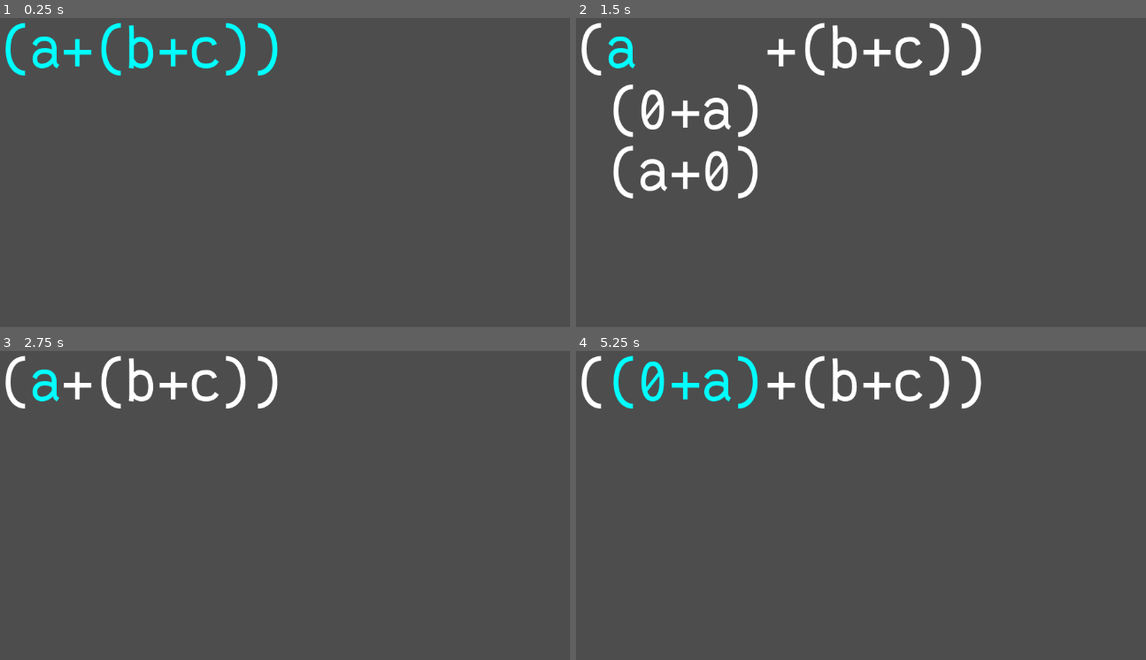
Above: before the commit, frames 1-4 (two rows, left to right).
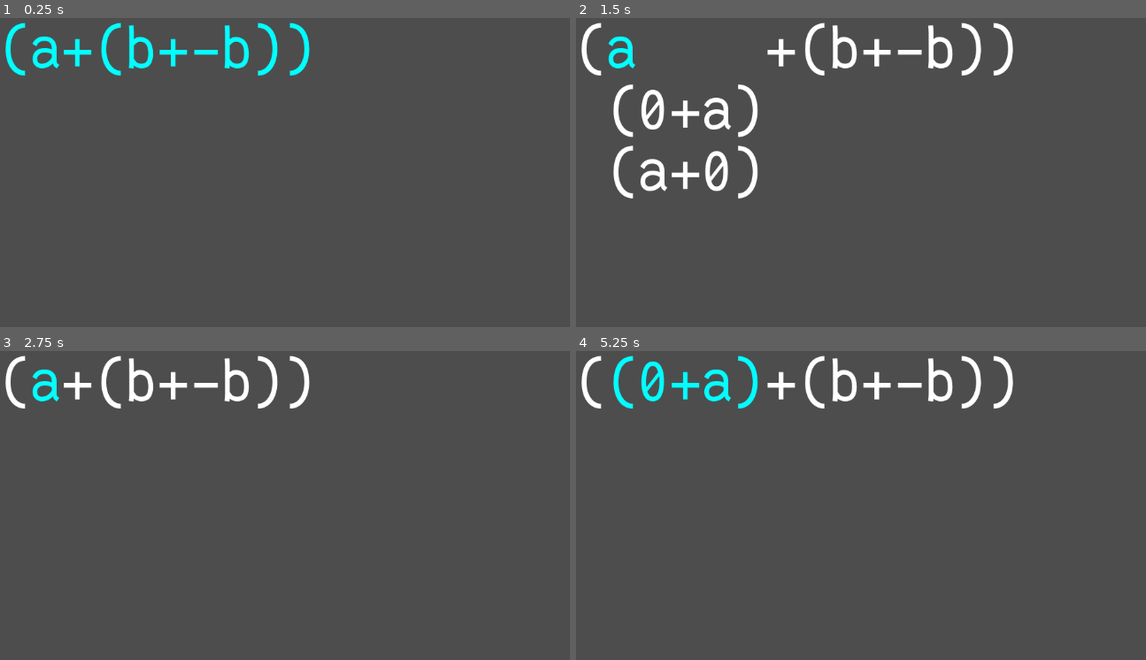
Above: after the commit, the same moments.

Repository: theoahfeldt/emperical-maths
Game: Godot game, scene res://test.tscn
The game is run twice, just before and just after one commit, with the same random seed, the same clock (stepped at 60 frames per second) and the same inputs.
Inputs:
- Up to frame 1 (0.25 s): no input
- Up to frame 2 (1.5 s): tap Enter at 0.5 s; hold Right (expression_right) 0.53-1.28 s; tap Space (expression_select) at 0.6, 1.25, 1.35 s; hold Down (expression_down) from 1.28 s (still down)
- Up to frame 3 (2.75 s): tap Enter at 2 s; release Down (expression_down) at 2.03 s; hold Right (expression_right) from 2.03 s (still down); tap Space (expression_select) at 2.1 s
- Up to frame 4 (5.25 s): tap Space (expression_select) at 2.75, 2.85, 3.6, 4.25, 4.35, 5.1 s; release Right (expression_right) at 2.78 s; hold Up (expression_up) 2.78-3.53 s; tap Enter at 3.5 s; hold Left (expression_left) 3.53-5.03 s; hold Down (expression_down) from 5.03 s (still down)

The runs differ from the first frame. In frame 1, 0.9% of the frame differs, in the area x 33-55%, y 1-19%; in frame 2, 0.9%, in the area x 56-77%, y 1-19%; in frame 3, 0.9%; in frame 4, 0.9%.

Commit message:
Add inverse rules for sum

Diff:
--- a/game/algebra/logic/rules/rules.gd
+++ b/game/algebra/logic/rules/rules.gd
@@ -1,4 +1,6 @@
 const Identity = preload("res://algebra/logic/rules/identity.gd")
+const SumInverseLeftForward = preload("res://algebra/logic/rules/sum/inverse_left_forwards.gd")
+const SumInverseRightForward = preload("res://algebra/logic/rules/sum/inverse_right_forwards.gd")
 const SumAssociativityForward = preload("res://algebra/logic/rules/sum/associaticity_forward.gd")
 const SumAssociativityBackward = preload("res://algebra/logic/rules/sum/associaticity_backward.gd")
 const SumCommutativity = preload("res://algebra/logic/rules/sum/commutativity.gd")
@@ -11,6 +13,8 @@
 static func rules() -> Array:
 	return [
 		Identity.new(),
+		SumInverseLeftForward.new(),
+		SumInverseRightForward.new(),
 		SumAssociativityForward.new(),
 		SumAssociativityBackward.new(),
 		SumCommutativity.new(),
--- /dev/null
+++ b/game/algebra/logic/rules/sum/inverse_left_backwards.gd
@@ -0,0 +1,2 @@
+extends AlgebraicRule
+## TODO: 0 -> -a + a
--- /dev/null
+++ b/game/algebra/logic/rules/sum/inverse_left_forwards.gd
@@ -0,0 +1,13 @@
+extends AlgebraicRule
+## -a + a -> 0
+
+
+func applicable(expression: AlgebraicExpression) -> bool:
+	if expression is AlgebraicSum:
+		if expression.left_term is AlgebraicNegation:
+			return expression.left_term.expression.identical_to(expression.right_term)
+	return false
+
+
+func apply(_expression: AlgebraicExpression) -> AlgebraicExpression:
+	return AlgebraicInteger.zero()
--- /dev/null
+++ b/game/algebra/logic/rules/sum/inverse_right_backwards.gd
@@ -0,0 +1,2 @@
+extends AlgebraicRule
+## TODO: 0 -> a + -a
--- /dev/null
+++ b/game/algebra/logic/rules/sum/inverse_right_forwards.gd
@@ -0,0 +1,13 @@
+extends AlgebraicRule
+## a + -a -> 0
+
+
+func applicable(expression: AlgebraicExpression) -> bool:
+	if expression is AlgebraicSum:
+		if expression.right_term is AlgebraicNegation:
+			return expression.right_term.expression.identical_to(expression.left_term)
+	return false
+
+
+func apply(_expression: AlgebraicExpression) -> AlgebraicExpression:
+	return AlgebraicInteger.zero()
--- a/game/test.tscn
+++ b/game/test.tscn
@@ -1,9 +1,10 @@
-[gd_scene load_steps=5 format=3 uid="uid://c5nv2jrhdp0yc"]
+[gd_scene load_steps=6 format=3 uid="uid://c5nv2jrhdp0yc"]
 
 [ext_resource type="Script" path="res://test.gd" id="1_kljmg"]
 [ext_resource type="Script" path="res://algebra/logic/expressions/algebraic_sum.gd" id="2_v0oty"]
 [ext_resource type="Script" path="res://algebra/logic/expressions/algebraic_variable.gd" id="3_hamqr"]
 [ext_resource type="PackedScene" uid="uid://bt45ap1aaxjfr" path="res://algebra/expression_controller.tscn" id="4_rqnef"]
+[ext_resource type="Script" path="res://algebra/logic/expressions/algebraic_negation.gd" id="5_ofjmm"]
 
 [node name="Test" type="Node2D"]
 script = ExtResource("1_kljmg")
@@ -23,12 +24,16 @@
 [node name="AlgebraicSum" type="Node" parent="ExpressionController/AlgebraicSum" node_paths=PackedStringArray("left_term", "right_term")]
 script = ExtResource("2_v0oty")
 left_term = NodePath("AlgebraicVariable")
-right_term = NodePath("AlgebraicVariable2")
+right_term = NodePath("AlgebraicNegation")
 
 [node name="AlgebraicVariable" type="Node" parent="ExpressionController/AlgebraicSum/AlgebraicSum"]
 script = ExtResource("3_hamqr")
 variable_name = "b"
 
-[node name="AlgebraicVariable2" type="Node" parent="ExpressionController/AlgebraicSum/AlgebraicSum"]
+[node name="AlgebraicNegation" type="Node" parent="ExpressionController/AlgebraicSum/AlgebraicSum" node_paths=PackedStringArray("expression")]
+script = ExtResource("5_ofjmm")
+expression = NodePath("AlgebraicVariable")
+
+[node name="AlgebraicVariable" type="Node" parent="ExpressionController/AlgebraicSum/AlgebraicSum/AlgebraicNegation"]
 script = ExtResource("3_hamqr")
-variable_name = "c"
+variable_name = "b"
